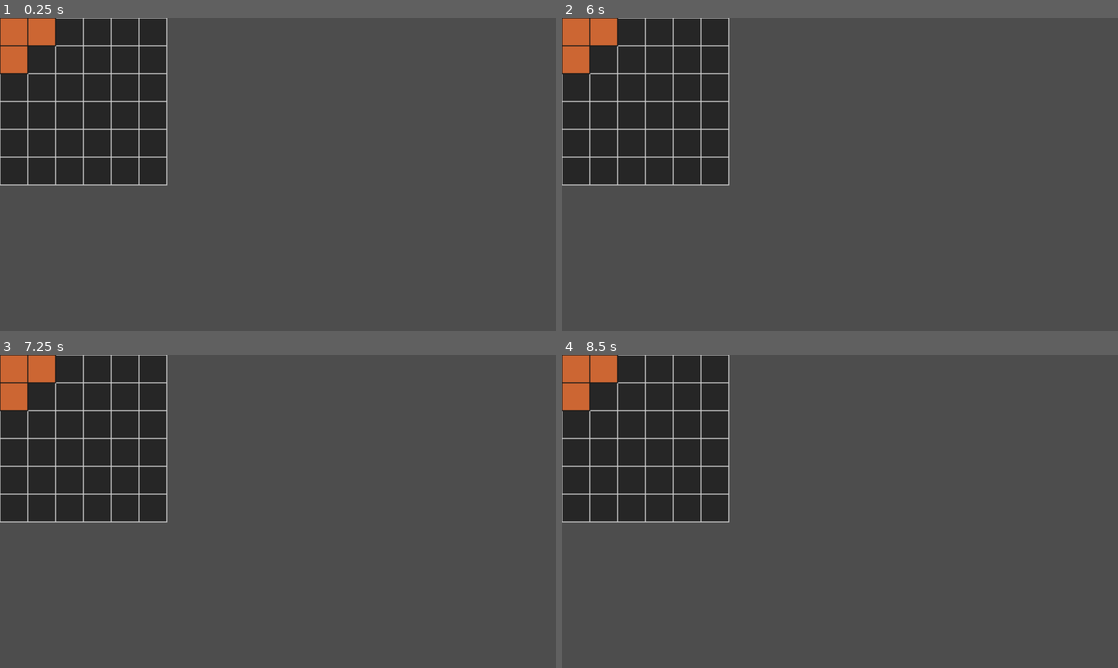
Above: before the commit, frames 1-4 (two rows, left to right).
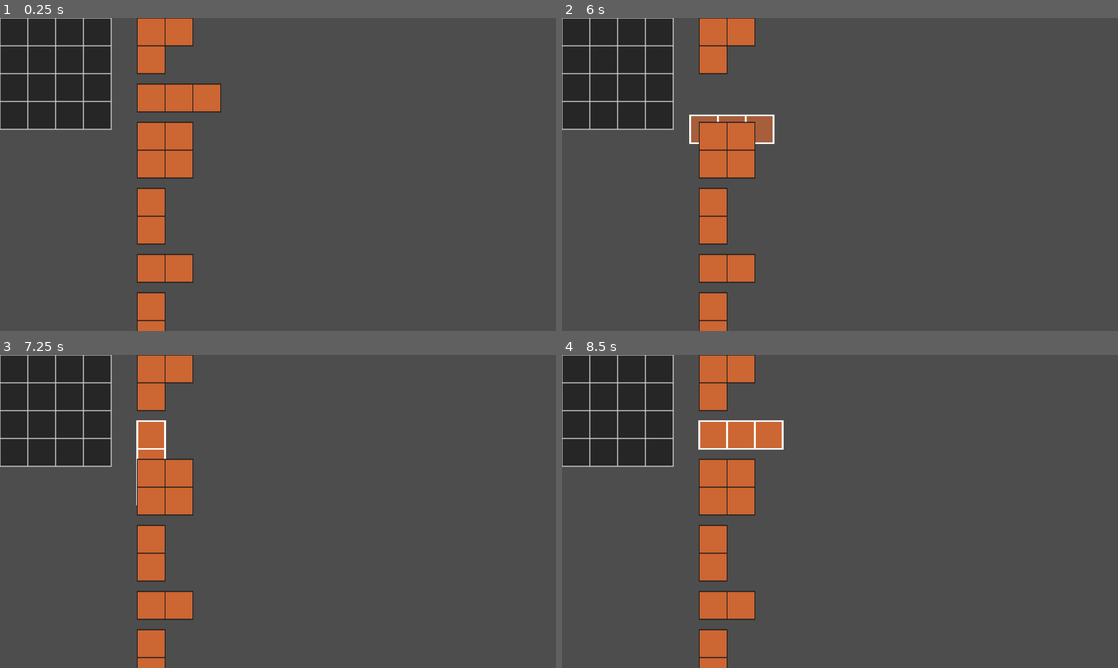
Above: after the commit, the same moments.

Repository: fabiolrodriguez/inventory-hero-prototype
Game: Godot game, scene res://scenes/game.tscn
The game is run twice, just before and just after one commit, with the same random seed, the same clock (stepped at 60 frames per second) and the same inputs.
Inputs (mouse positions are in pixels of both pictures, inside the frame that each line leads up to):
- Up to frame 1 (0.25 s): no input
- Up to frame 2 (6 s): tap Enter (ui_accept) at 0.5, 0.77, 1.25, 2, 2.75, 3.5, 3.77, 4.25 s; move the mouse to (962, 158) at 0.52 s; tap R every 1.5 s from 0.6 to 5.1 s; click (962, 158) at 0.67 s; drag from (728, 190) to (812, 237) at 1.27 s; move the mouse to (895, 105) at 2.02 s; click (895, 105) at 2.17 s; drag from (812, 237) to (673, 127) at 2.77 s; move the mouse to (1006, 221) at 3.52 s; click (1006, 221) at 3.67 s; drag from (673, 127) to (756, 96) at 4.27 s; move the mouse to (867, 174) at 5.02 s; click (867, 174) at 5.17 s; drag from (756, 96) to (728, 190) at 5.77 s
- Up to frame 3 (7.25 s): move the mouse to (400, 495) at 6.52 s; tap R at 6.6 s; click (400, 495) at 6.67 s; tap Enter (ui_accept) at 6.77 s
- Up to frame 4 (8.5 s): drag from (728, 527) to (812, 574) at 7.27 s; move the mouse to (895, 442) at 8.02 s; tap R at 8.1 s; click (895, 442) at 8.17 s

The runs differ from the first frame. In frame 1, 15% of the frame differs, in the area x 0-40%, y 0-100%; in frame 2, 14%; in frame 3, 14%; in frame 4, 15%.

Commit message:
first basic working version

Diff:
--- a/scenes/game.tscn
+++ b/scenes/game.tscn
@@ -7,6 +7,7 @@
 
 [node name="Game" type="Node2D" unique_id=970992208]
 script = ExtResource("1_lnu2h")
+piece_scene = ExtResource("4_lbhrr")
 
 [node name="Board" type="Node2D" parent="." unique_id=1088540888]
 script = ExtResource("1_uwrxv")
--- a/scripts/board.gd
+++ b/scripts/board.gd
@@ -1,7 +1,7 @@
 extends Node2D
 
-@export var cols: int = 6
-@export var rows: int = 6
+@export var cols: int = 4
+@export var rows: int = 4
 @export var cell_size: int = 64
 
 @export var grid_line_color: Color = Color(0.8, 0.8, 0.8, 1.0)
@@ -102,3 +102,42 @@
 
 		print("Mouse global:", mouse_global)
 		print("Mouse grid:", mouse_grid)
+
+func can_place_piece(shape: Array, grid_x: int, grid_y: int) -> bool:
+	for y in range(shape.size()):
+		for x in range(shape[y].size()):
+			if shape[y][x] == 1:
+				var target_x = grid_x + x
+				var target_y = grid_y + y
+
+				if not is_inside_grid(target_x, target_y):
+					return false
+
+				if not is_cell_empty(target_x, target_y):
+					return false
+
+	return true
+
+func place_piece(shape: Array, grid_x: int, grid_y: int):
+	for y in range(shape.size()):
+		for x in range(shape[y].size()):
+			if shape[y][x] == 1:
+				set_cell(grid_x + x, grid_y + y, 1)
+
+func clear_piece(shape: Array, grid_x: int, grid_y: int):
+	for y in range(shape.size()):
+		for x in range(shape[y].size()):
+			if shape[y][x] == 1:
+				var target_x = grid_x + x
+				var target_y = grid_y + y
+
+				if is_inside_grid(target_x, target_y):
+					set_cell(target_x, target_y, 0)
+
+func is_board_full() -> bool:
+	for y in range(rows):
+		for x in range(cols):
+			if grid_data[y][x] == 0:
+				return false
+
+	return true
--- a/scripts/core/game.gd
+++ b/scripts/core/game.gd
@@ -1,11 +1,124 @@
 extends Node2D
 
+@export var piece_scene: PackedScene
 
-# Called when the node enters the scene tree for the first time.
-func _ready() -> void:
-	pass # Replace with function body.
+@onready var board = $Board
+@onready var pieces_container = $Pieces
+var current_level_index: int = 0
 
+var level_shapes: Array = [
+	[
+		[1, 1],
+		[1, 0]
+	], # 3
+	[
+		[1, 1, 1]
+	], # 3
+	[
+		[1, 1],
+		[1, 1]
+	], # 4
+	[
+		[1],
+		[1]
+	], # 2
+	[
+		[1, 1]
+	], # 2
+	[
+		[1],
+		[1]
+	] # 2
+]
 
-# Called every frame. 'delta' is the elapsed time since the previous frame.
-func _process(delta: float) -> void:
-	pass
+var levels: Array = [
+	{
+		"cols": 4,
+		"rows": 4,
+		"shapes": [
+			[
+				[1, 1],
+				[1, 0]
+			],
+			[
+				[1, 1, 1]
+			],
+			[
+				[1, 1],
+				[1, 1]
+			],
+			[
+				[1],
+				[1],
+				[1]
+			],
+			[
+				[1, 1, 0],
+				[0, 1, 1]
+			]
+		]
+	}
+]
+
+func _ready():
+	if not is_level_shape_set_valid():
+		push_error("Level shape set is invalid: total piece cells do not match board size.")
+		return
+	spawn_level_pieces()
+
+func clear_existing_pieces():
+	for child in pieces_container.get_children():
+		child.queue_free()
+
+func spawn_level_pieces():
+	clear_existing_pieces()
+
+	var board_size = board.get_board_size_pixels()
+	var start_x = board.global_position.x + board_size.x + 60
+	var current_y = board.global_position.y
+	var spacing = 24
+
+	for shape_data in level_shapes:
+		var piece = piece_scene.instantiate()
+		pieces_container.add_child(piece)
+
+		piece.set_board(board)
+		piece.set_shape(shape_data)
+
+		piece.global_position = Vector2(start_x, current_y)
+
+		current_y += piece.get_shape_size_pixels().y + spacing
+
+func check_level_complete():
+	if board.is_board_full():
+		print("LEVEL COMPLETE")
+
+func count_shape_cells(shape: Array) -> int:
+	var count = 0
+
+	for y in range(shape.size()):
+		for x in range(shape[y].size()):
+			if shape[y][x] == 1:
+				count += 1
+
+	return count
+
+func get_total_level_shape_cells() -> int:
+	var total = 0
+
+	for shape_data in level_shapes:
+		total += count_shape_cells(shape_data)
+
+	print(total)
+	return total
+
+func is_level_shape_set_valid() -> bool:
+	var board_total_cells = board.cols * board.rows
+	var shape_total_cells = get_total_level_shape_cells()
+
+	return board_total_cells == shape_total_cells
+
+func load_level():
+	clear_existing_pieces()
+	board.initialize_grid()
+	spawn_level_pieces()
--- a/scripts/gameplay/piece.gd
+++ b/scripts/gameplay/piece.gd
@@ -9,8 +9,18 @@
 	[1, 0]
 ]
 
+var board = null
+var original_position: Vector2 = Vector2.ZERO
+
+var placed: bool = false
+var placed_grid_position: Vector2i = Vector2i.ZERO
+var previous_grid_position: Vector2i = Vector2i.ZERO
+var was_placed_before_drag: bool = false
+
 var is_dragging: bool = false
 var drag_offset: Vector2 = Vector2.ZERO
+
+static var selected_piece = null
 
 func _ready():
 	queue_redraw()
@@ -30,7 +40,19 @@
 			if event.pressed:
 				try_start_drag()
 			else:
-				stop_drag()
+				if is_dragging:
+					stop_drag()
+					try_place_on_board()
+
+	if event is InputEventKey:
+		if event.pressed and not event.echo:
+			if event.keycode == KEY_R and selected_piece == self:
+				try_rotate()
+
+	#if event is InputEventKey:
+		#if event.pressed and not event.echo:
+			#if event.keycode == KEY_R:
+				#try_rotate()
 
 func draw_piece():
 	for y in range(shape.size()):
@@ -44,7 +66,18 @@
 					current_color.a = 0.7
 
 				draw_rect(block_rect, current_color, true)
-				draw_rect(block_rect, border_color, false, 2.0)
+				#draw_rect(block_rect, border_color, false, 2.0)
+				var current_border_color = border_color
+				var border_width = 2.0
+
+				if selected_piece == self:
+					current_border_color = Color(1.0, 1.0, 1.0, 1.0)
+					border_width = 4.0
+
+				draw_rect(block_rect, current_border_color, false, border_width)
+
+func set_board(new_board):
+	board = new_board
 
 func set_shape(new_shape: Array):
 	shape = new_shape
@@ -78,8 +111,93 @@
 	var piece_rect = get_piece_rect_global()
 
 	if piece_rect.has_point(mouse_position):
+		selected_piece = self
+		original_position = global_position
+		was_placed_before_drag = placed
+
+		if placed and board != null:
+			previous_grid_position = placed_grid_position
+			board.clear_piece(shape, placed_grid_position.x, placed_grid_position.y)
+			placed = false
+
 		is_dragging = true
 		drag_offset = mouse_position - global_position
 
 func stop_drag():
 	is_dragging = false
+
+func try_place_on_board():
+	if board == null:
+		global_position = original_position
+		return
+
+	var target_grid = board.global_to_grid(global_position)
+	var grid_x = target_grid.x
+	var grid_y = target_grid.y
+
+	if board.can_place_piece(shape, grid_x, grid_y):
+		board.place_piece(shape, grid_x, grid_y)
+		global_position = board.grid_to_global(grid_x, grid_y)
+		placed = true
+		placed_grid_position = Vector2i(grid_x, grid_y)
+		var game = get_tree().current_scene
+		if game != null and game.has_method("check_level_complete"):
+			game.check_level_complete()
+	else:
+		global_position = original_position
+
+		if was_placed_before_drag and board != null:
+			board.place_piece(shape, previous_grid_position.x, previous_grid_position.y)
+			placed = true
+			placed_grid_position = previous_grid_position
+
+func get_rotated_shape_clockwise(source_shape: Array) -> Array:
+	var new_shape: Array = []
+
+	if source_shape.is_empty():
+		return new_shape
+
+	var old_height = source_shape.size()
+	var old_width = source_shape[0].size()
+
+	for x in range(old_width):
+		var new_row: Array = []
+
+		for y in range(old_height - 1, -1, -1):
+			new_row.append(source_shape[y][x])
+
+		new_shape.append(new_row)
+
+	return new_shape
+
+func rotate_shape_clockwise():
+	shape = get_rotated_shape_clockwise(shape)
+	queue_redraw()
+
+func try_rotate():
+	var old_shape = shape.duplicate(true)
+	var rotated_shape = get_rotated_shape_clockwise(shape)
+
+	if not placed:
+		shape = rotated_shape
+		queue_redraw()
+		return
+
+	if board == null:
+		shape = rotated_shape
+		queue_redraw()
+		return
+
+	# remove do board temporariamente
+	board.clear_piece(shape, placed_grid_position.x, placed_grid_position.y)
+
+	if board.can_place_piece(rotated_shape, placed_grid_position.x, placed_grid_position.y):
+		shape = rotated_shape
+		board.place_piece(shape, placed_grid_position.x, placed_grid_position.y)
+		global_position = board.grid_to_global(placed_grid_position.x, placed_grid_position.y)
+	else:
+		# volta ao shape antigo e recoloca
+		shape = old_shape
+		board.place_piece(shape, placed_grid_position.x, placed_grid_position.y)
+
+	queue_redraw()
